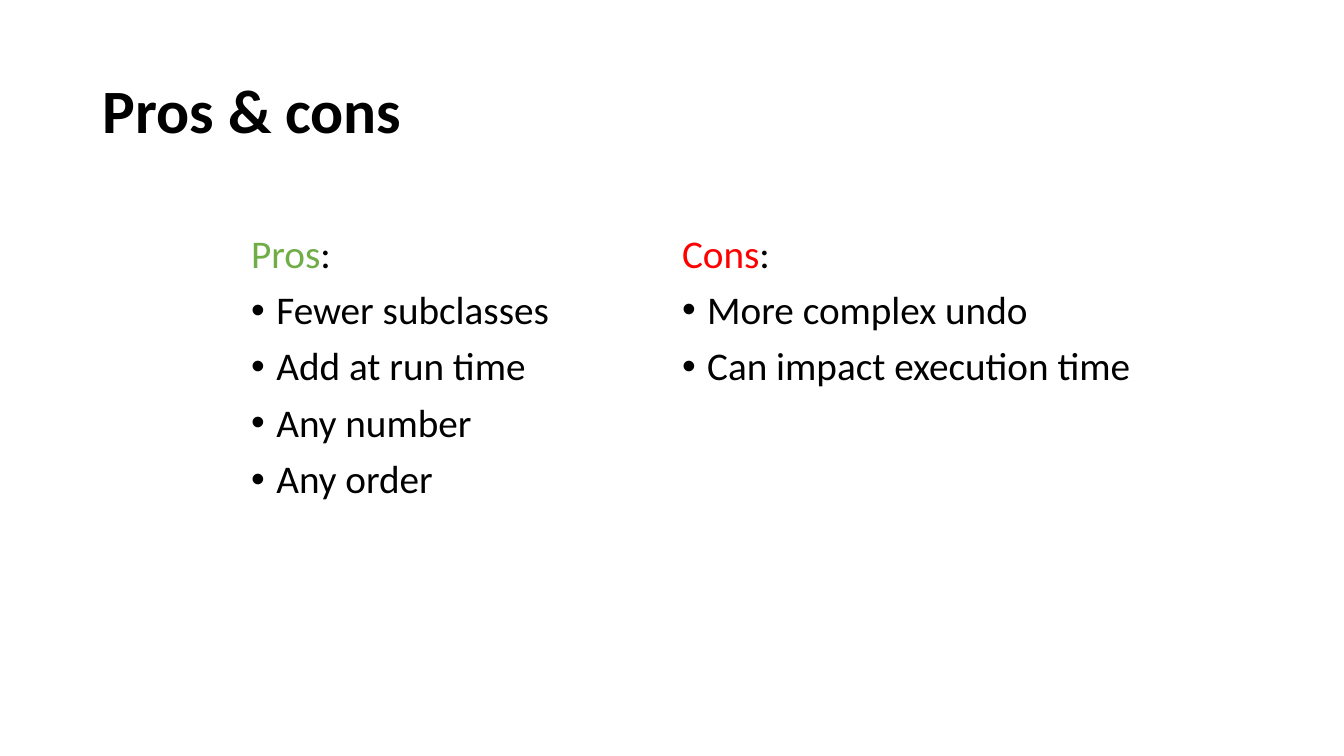
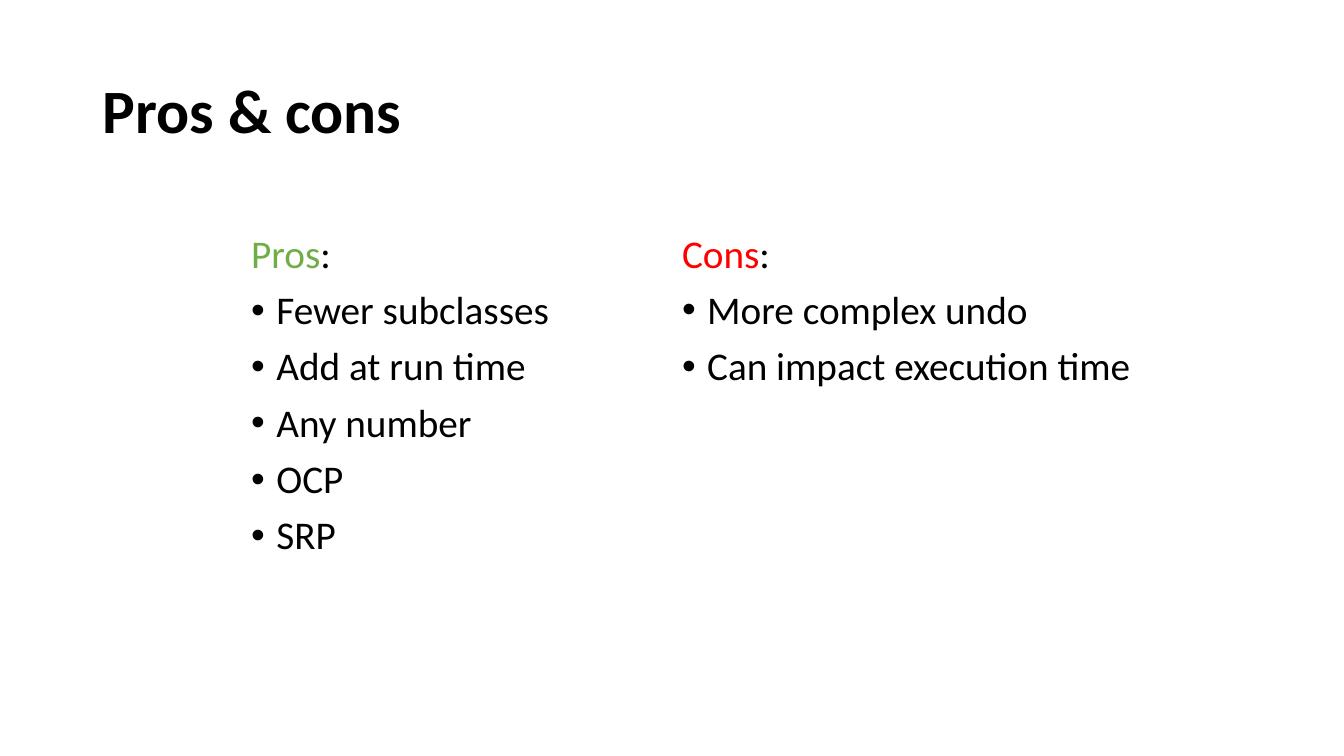
Before and after one commit to DaloonOfDoom/E21SWD_Assignment, a slide deck: slide 4 of Slides/The Decorator pattern.pptx. Drawn at 1344x756 pixels with LibreOffice and Linux fonts; fonts in the diff are those of the drawing. Boxes give left, top, right and bottom in pixels: in the first picture for what was removed or moved away, otherwise in the second. Text is boxed around its words. In the diff, an @@ line names an element or a change of style, - is before the commit and + after.

```diff
--- a/Slides/The Decorator pattern.pptx
+++ b/Slides/The Decorator pattern.pptx
@@ text at bbox=[276, 467, 343, 550]: text changed @@
-• Any order
+• OCP
+• SRP
```
Also in this commit, not shown: 1 other slide changed, 1 slide added, 1 slide removed.
